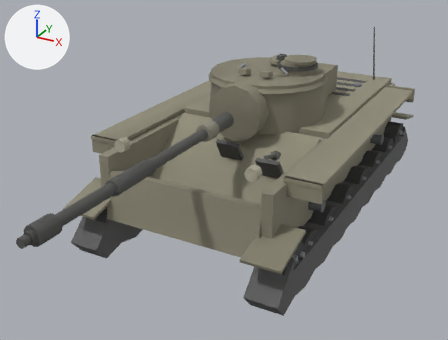
An edit to the glTF model client/assets/models/centurion.glb, drawn before and after from the same camera.
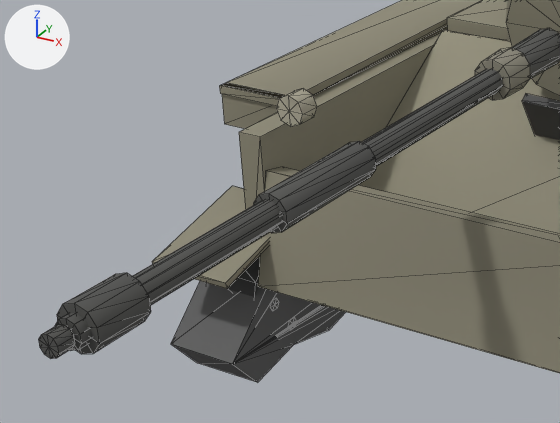
The first picture shows the older version from a 50 mm lens placed at (4.77, -10.56, 5.73), pointed at (-0.16, -1.61, 1.25). The close-ups show the older and then the newer version on the part from 0% to 52% of the width and 30% to 81% of the height of that picture. Only the edits that show in the close-ups are written down. Arrows for +X, +Y and +Z are at upper left; the lights stay in place. The close-ups show mesh edges as thin lines. Where no turn or scale is listed for an object, it has been applied to the vertices.

The scene before the commit, as lines of its bpy script (objects in view):
```python
me_mesh_16 = bpy.data.meshes.new('Mesh_16')
me_mesh_16.from_pydata(...)  # 200 vertices, 360 faces; spans x -1.96..1.96, y -3.84..3.8, z 0.1..1.26
me_mesh_16.materials.append(mat_tracks_mat)
me_mesh_27 = bpy.data.meshes.new('Mesh_27')
me_mesh_27.from_pydata(...)  # 144 vertices, 240 faces; spans x -0.14..0.14, y -4.67..0.04, z -0.15..0.15
me_mesh_27.materials.append(mat_barrel_mat)
me_mesh_6 = bpy.data.meshes.new('Mesh_6')
me_mesh_6.from_pydata(...)  # 148 vertices, 248 faces; spans x -0.27..0.27, y -0.428..0.428, z -0.428..0.428
me_mesh_6.materials.append(mat_wheel6_mat)
ob_barrel = bpy.data.objects.new('barrel', me_mesh_27)
ob_barrel.location = (0.0, -1.82, 2.285)
ob_tracks = bpy.data.objects.new('tracks', me_mesh_16)
ob_tracks.location = (0.0, 0.0, 0.0)
ob_wheel6 = bpy.data.objects.new('wheel6', me_mesh_6)
ob_wheel6.location = (-1.64, -3.05, 0.6)
# also in view: 'mantlet' at (0.0, -1.36, 2.31); 'hullTop' at (0.0, 1.25, 1.94); 'lowerPlate' at (0.0, -3.27, 1.19); 'glacis' at (0.0, -1.67, 1.25); 'hullSide' at (0.0, 0.0, 1.48)
```
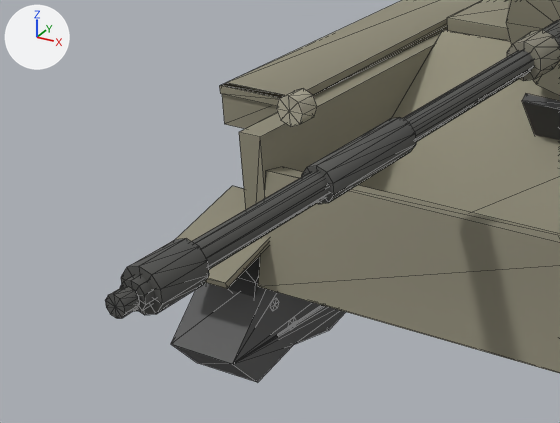
Pixel boxes [x1, y1, x2, y2] of what changed, in the close-ups (560 x 423 px):
'barrel', moved
    before: [38, 28, 560, 358]
    after: [105, 20, 560, 318]

The change in detail:
Object 'barrel' (ob_barrel) moves from (0.0, -1.82, 2.285) to (0.0, -1.4, 2.285).
